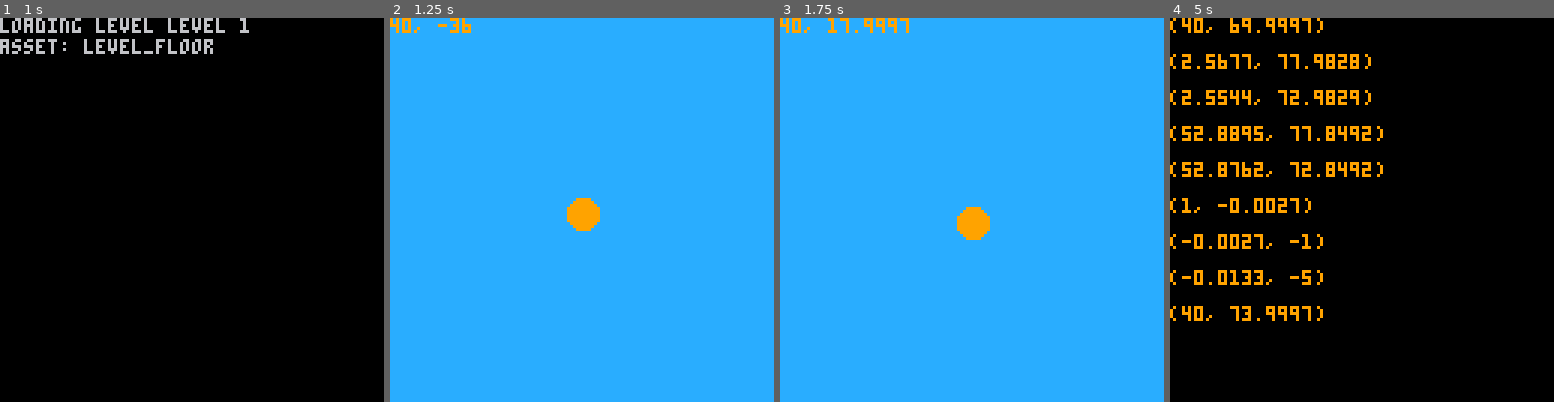
Above: before the commit, frames 1-4 (left to right).
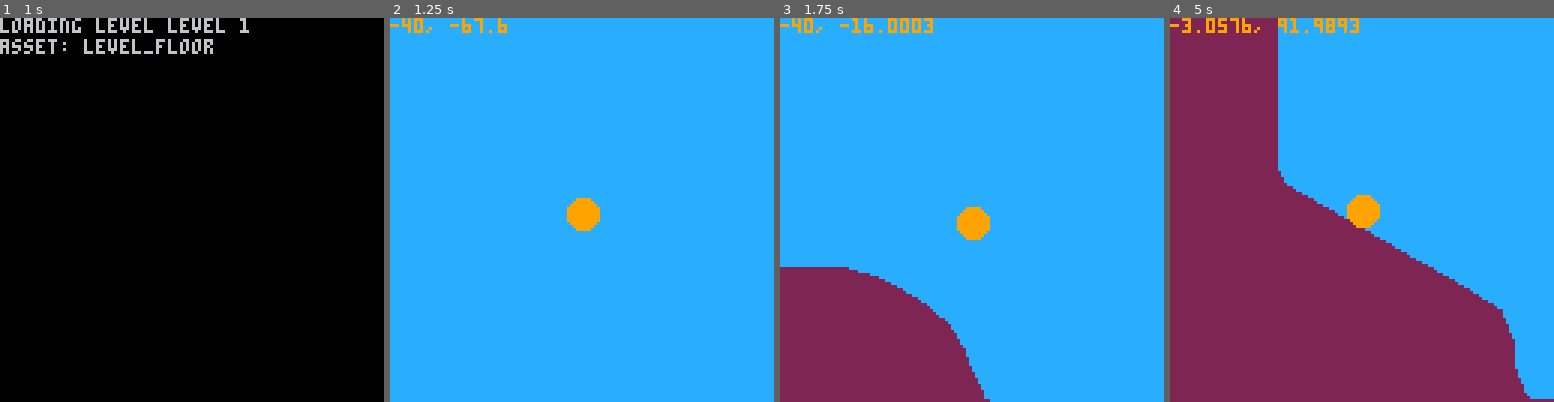
Above: after the commit, the same moments.

Repository: ajbowen249/pico_rico
Game: PICO-8 cartridge pico_rico.p8
The game is run twice, just before and just after one commit, with the same random seed, the same clock (stepped at 60 frames per second) and the same inputs.
Inputs:
- Up to frame 1 (1 s): tap X (X key) at 0.33, 0.7 s
- Up to frame 2 (1.25 s): tap O (Z key) at 1.07 s
- Up to frame 3 (1.75 s): tap X (X key) at 1.43 s
- Up to frame 4 (5 s): tap O (Z key) every 0.63 s from 1.8 to 4.97 s; hold Right 2.33-3.33 s; tap X (X key) every 0.52 s from 2.58 to 4.65 s; hold Right 3.38-4.22 s; hold Up 4.27-4.67 s; hold Right from 4.72 s (still down)

Frame 1 is identical in both runs. In frame 2, 0.3% of the frame differs, in the area x 0-31%, y 0-4%; in frame 3, 16%; in frame 4, 100%, in the area x 0-100%, y 0-100%.

Commit message:
slight physics improvements

Diff:
--- a/pico_rico.p8
+++ b/pico_rico.p8
@@ -121,6 +121,9 @@
   return {
     x = x,
     y = y,
+    to_string = function(self)
+      return "(" .. self.x .. ", " .. self.y .. ")"
+    end,
     equals = function(self, p2)
       return self.x == p2.x and self.y == p2.y
     end,
@@ -247,15 +250,28 @@
   }
 end
 
---https://en.wikipedia.org/wiki/line%e2%80%93line_intersection#given_two_points_on_each_line_segment
-function segment_segment_intersect(p1, p2, p3, p4)
-  local tn = ((p1.x - p3.x) * (p3.y - p4.y)) - ((p1.y - p3.y) * (p3.x - p4.x))
-  local td = ((p1.x - p2.x) * (p3.y - p4.y)) - ((p1.y - p2.y) * (p3.x - p4.x))
-  local t = tn / td
-
-  local un = ((p1.x - p3.x) * (p1.y - p2.y)) - ((p1.y - p3.y) * (p1.x - p2.x))
-  local ud = ((p1.x - p2.x) * (p3.y - p4.y)) - ((p1.y - p2.y) * (p3.x - p4.x))
-  local u = un / ud
+function line_segment_intersect(p1, p2, p3, p4)
+  local denominator = ((p1.x - p2.x) * (p3.y - p4.y)) - ((p1.y - p2.y) * (p3.x - p4.x))
+  if denominator == 0 then
+    return {}
+  end
+
+  local common_1 = (p1.x * p2.y) - (p1.y * p2.x)
+  local common_2 = (p3.x * p4.y) - (p3.y * p4.x)
+
+  local infinite_hit = new_point(
+    (common_1 * (p3.x - p4.x) - (p1.x - p2.x) * common_2) / denominator,
+    (common_1 * (p3.y - p4.y) - (p1.y - p2.y) * common_2) / denominator
+  )
+
+
+end
+
+function segment_segment_intersect_(p1, p2, p3, p4)
+  local infinite_hit = line_line_intersect(p1, p2, p3, p4)[1]
+  if infinite_hit == nil then
+    return {}
+  end
 
   local segment_1_window = new_window(
     min(p1.x, p2.x),
@@ -271,19 +287,71 @@
     max(p3.y, p4.y)
   )
 
+  if infinite_hit:is_in_window(segment_1_window) and infinite_hit:is_in_window(segment_2_window) then
+    return { infinite_hit }
+  else
+    return {}
+  end
+end
+
+--https://en.wikipedia.org/wiki/line%e2%80%93line_intersection#given_two_points_on_each_line_segment
+function segment_segment_intersect(p1, p2, p3, p4)
+  local tn = ((p1.x - p3.x) * (p3.y - p4.y)) - ((p1.y - p3.y) * (p3.x - p4.x))
+  local td = ((p1.x - p2.x) * (p3.y - p4.y)) - ((p1.y - p2.y) * (p3.x - p4.x))
+  local t = tn / td
+
+  local un = ((p1.x - p3.x) * (p1.y - p2.y)) - ((p1.y - p3.y) * (p1.x - p2.x))
+  local ud = ((p1.x - p2.x) * (p3.y - p4.y)) - ((p1.y - p2.y) * (p3.x - p4.x))
+  local u = un / ud
+
+  local segment_1_window = new_window(
+    min(p1.x, p2.x),
+    min(p1.y, p2.y),
+    max(p1.x, p2.x),
+    max(p1.y, p2.y)
+  )
+
+  local segment_2_window = new_window(
+    min(p3.x, p4.x),
+    min(p3.y, p4.y),
+    max(p3.x, p4.x),
+    max(p3.y, p4.y)
+  )
+
   local p = nil
 
-  if t >= 0 and t <= 1 then
+  -- just a thought: cramming t and u into 0-1 is probably where this breaks down in fixed-point mode. that's probably why prescaling the values didn't work
+  -- where we really lost cardinality is in the division...
+
+  local tgtz = (tn > 0 and td > 0) or (tn < 0 and td < 0)
+  local ugtz = (un > 0 and ud > 0) or (un < 0 and ud < 0)
+
+  local tlto = abs(tn) < abs(td)
+  local ulto = abs(un) < abs(ud)
+
+  if tgtz and tlto then
     p = new_point(
-      p1.x + (t * (p2.x - p1.x)),
-      p1.y + (t * (p2.y - p1.y))
+      p1.x + ((tn * (p2.x - p1.x)) / td),
+      p1.y + ((tn * (p2.y - p1.y)) / td)
     )
-  elseif u >= 0 and u <= 1 then
+  elseif ugtz and ulto then
     p = new_point(
-      p3.x + (u * (p4.x - p3.x)),
-      p3.y + (u * (p4.y - p3.y))
+      p3.x + ((un * (p4.x - p3.x)) / ud),
+      p3.y + ((un * (p4.y - p3.y)) / ud)
     )
   end
+
+  -- if t >= 0 and t <= 1 then
+  --   p = new_point(
+  --     p1.x + (t * (p2.x - p1.x)),
+  --     p1.y + (t * (p2.y - p1.y))
+  --   )
+  -- elseif u >= 0 and u <= 1 then
+  --   p = new_point(
+  --     p3.x + (u * (p4.x - p3.x)),
+  --     p3.y + (u * (p4.y - p3.y))
+  --   )
+  -- end
 
   if p ~= nil and p:is_in_window(segment_1_window) and p:is_in_window(segment_2_window) then
     return { p }
@@ -414,7 +482,7 @@
     sample_with_fixed_length = function(self)
       -- improve: this is hacked into place to see if long segments are part of the physics issues
       local incr = 0.01
-      local target_dist = 50
+      local target_dist = 10
       local points = {}
       for _, curve in ipairs(self.curves) do
         local t = 0
@@ -634,6 +702,80 @@
   }
 end
 
+-- note: returns center of circle where it intersects, not the point of intersection!
+function moving_circle_segment_intersect(c1, c2, size, p1, p2)
+  local plane_normal = p2:sub(p1):normal()
+
+  -- big problem with the assumption i'm about to make when using this for full collision detection:
+  -- when transitioning from one segment to another, if the slope goes up or down and the player is going slower than their size, the projected-out segment may
+  -- go past the postition segment entirely.
+
+  -- screw, it; right-hand rule. hope i stick to that in level design
+  -- by that, i mean if it's possible to hit something from above, it better be going left to right, and right to left for hitting from below
+  -- that means the direction to project from is just 90deg counter-clockwize
+  -- but i'm actually going to rotate clockwise here because y is flipped from my usual thinking
+  local project_direction = new_point(plane_normal.y, -1 * plane_normal.x)
+
+  local max_dist = get_point_distance(c1, c2)
+  -- fudge it a little, see above
+  max_dist += size
+
+  local project_vector = project_direction:mul(size)
+
+  -- add project_vector to go toward circle
+  -- add along plane normal to lengthen by size
+  local seg_p1 = p1:add(project_vector):add(plane_normal:mul(size * -1))
+  local seg_p2 = p2:add(project_vector):add(plane_normal:mul(size))
+  -- return segment_segment_intersect(seg_p1, seg_p2, c1, c2)
+
+  local infinite_hit = line_line_intersect(c1, c2, seg_p1, seg_p2)[1]
+  if infinite_hit == nil then
+    return {}
+  end
+
+  local segment_window = new_window(
+    min(seg_p1.x, seg_p2.x),
+    min(seg_p1.y, seg_p2.y),
+    max(seg_p1.x, seg_p2.x),
+    max(seg_p1.y, seg_p2.y)
+  )
+
+  if (get_point_distance(c1, infinite_hit) > max_dist and get_point_distance(c2, infinite_hit) > max_dist) or not infinite_hit:is_in_window(segment_window) then
+    return {}
+  end
+
+  -- printh("d: " .. max_dist .. " d2: " .. get_point_distance(c1, infinite_hit) .. " " .. infinite_hit:to_string() .. " " .. c1:to_string() .. " " .. c2:to_string() .. "\n" .. p1:to_string() .. " " .. p2:to_string() .. " " .. seg_p1:to_string() .. " " .. seg_p2:to_string())
+  return { infinite_hit }
+end
+
+function get_segments_colliding_with_moving_circle(c1, c2, size, window)
+  local level = game_levels[level_state.level]
+  local intersections = {}
+
+  for asset_i, asset in ipairs(level_state.assets) do
+    local asset_def = level.assets[asset_i]
+    if asset_def.type == at_underfill then
+      local points = get_points_in_window(asset.points, window)
+
+      for point_i, point in ipairs(points) do
+        if point_i < #points then
+          local next = points[point_i + 1]
+          local intersecting_points = moving_circle_segment_intersect(c1, c2, size, point, next)
+          if #intersecting_points > 0 then
+            intersections[#intersections + 1] = {
+              points = intersecting_points,
+              segment = { p1 = point, p2 = next },
+            }
+          end
+        end
+      end
+    end
+  end
+
+  return intersections
+end
+
+
 function new_rico(size, location, color)
   return {
     size = size,
@@ -641,20 +783,6 @@
     velocity = new_point(0, 0),
     color = color,
     contact = nil,
-    draw_coll = function(self, window)
-      -- line(self.location.x - 5, self.location.y - 5, self.location.x + 5, self.location.y + 5, 14)
-      -- local colliding_segments = get_segments_colliding_with_segment(self.location:sub(new_point(5, 5)), self.location:add(new_point(5, 5)), window)
-      local colliding_segments = get_segments_colliding_with_circle(self.location, self.size, window)
-      if #colliding_segments > 0 then
-        for _, seg in ipairs(colliding_segments) do
-          line(seg.segment.p1.x + window.min_x, seg.segment.p1.y + window.min_y, seg.segment.p2.x + window.min_x, seg.segment.p2.y + window.min_y, 14)
-
-          for __, col_point in ipairs(seg.points) do
-            pset(col_point.x, col_point.y, 11)
-          end
-        end
-      end
-    end,
     update = function(self, window)
       local next_velocity = new_point(self.velocity.x, self.velocity.y - gravity)
       local next_speed = next_velocity:len()
@@ -665,19 +793,23 @@
       -- start out assuming we will be able to happily translate forward. this collider is everything we could be in the next frame
       local collider = make_moving_circle_collider(self.location, self.size, next_velocity)
       local colliding_segments = {}
-      for _, seg in ipairs(get_segments_colliding_with_circle(collider.circle1.center, self.size, window)) do
-        colliding_segments[#colliding_segments + 1] = seg
-      end
-
-      for _, seg in ipairs(get_segments_colliding_with_circle(collider.circle2.center, self.size, window)) do
-        colliding_segments[#colliding_segments + 1] = seg
-      end
-
-      for _, seg in ipairs(get_segments_colliding_with_segment(collider.seg1.p1, collider.seg1.p2, window)) do
-        colliding_segments[#colliding_segments + 1] = seg
-      end
-
-      for _, seg in ipairs(get_segments_colliding_with_segment(collider.seg2.p1, collider.seg2.p2, window)) do
+      -- for _, seg in ipairs(get_segments_colliding_with_circle(collider.circle1.center, self.size, window)) do
+      --   colliding_segments[#colliding_segments + 1] = seg
+      -- end
+
+      -- for _, seg in ipairs(get_segments_colliding_with_circle(collider.circle2.center, self.size, window)) do
+      --   colliding_segments[#colliding_segments + 1] = seg
+      -- end
+
+      -- for _, seg in ipairs(get_segments_colliding_with_segment(collider.seg1.p1, collider.seg1.p2, window)) do
+      --   colliding_segments[#colliding_segments + 1] = seg
+      -- end
+
+      -- for _, seg in ipairs(get_segments_colliding_with_segment(collider.seg2.p1, collider.seg2.p2, window)) do
+      --   colliding_segments[#colliding_segments + 1] = seg
+      -- end
+
+      for _, seg in ipairs(get_segments_colliding_with_moving_circle(collider.circle1.center, collider.circle2.center, self.size, window)) do
         colliding_segments[#colliding_segments + 1] = seg
       end
 
@@ -732,38 +864,23 @@
         end), get_dist)
       end), get_dist)
 
-      local plane_normal = closest_hit.segment.p2:sub(closest_hit.segment.p1):normal()
-
-      -- screw, it; right-hand rule. hope i stick to that in level design
-      -- by that, i mean if it's possible to hit something from above, it better be going left to right, and right to left for hitting from below
-      -- that means the direction to project from is just 90deg counter-clockwize
-      -- but i'm actually going to rotate clockwise here because y is flipped from my usual thinking
-      local project_direction = new_point(plane_normal.y, -1 * plane_normal.x)
-      local project_vector = project_direction:mul(self.size)
-
-      local seg_p1 = closest_hit.segment.p1:add(project_vector)
-      local seg_p2 = closest_hit.segment.p2:add(project_vector)
-      local new_point = segment_segment_intersect(seg_p1, seg_p2, self.location, collider.circle2.center)[1]
-
-      if new_point == nil then
+      local next_point = closest_hit.point
+      -- local next_point = moving_circle_segment_intersect(collider.circle1.center, collider.circle2.center, self.size, closest_hit.segment.p1, closest_hit.segment.p2)[1]
+
+      if next_point == nil then
         cls()
         print("(" .. self.location.x .. ", " .. self.location.y .. ")\n")
         print("(" .. closest_hit.segment.p1.x .. ", " .. closest_hit.segment.p1.y .. ")\n")
-        print("(" .. seg_p1.x .. ", " .. seg_p1.y .. ")\n")
         print("(" .. closest_hit.segment.p2.x .. ", " .. closest_hit.segment.p2.y .. ")\n")
-        print("(" .. seg_p2.x .. ", " .. seg_p2.y .. ")\n")
-        print("(" .. plane_normal.x .. ", " .. plane_normal.y .. ")\n")
-        print("(" .. project_direction.x .. ", " .. project_direction.y .. ")\n")
-        print("(" .. project_direction:mul(self.size).x .. ", " .. project_direction:mul(self.size).y .. ")\n")
         print("(" .. collider.circle2.center.x .. ", " .. collider.circle2.center.y .. ")\n")
         stop()
       end
 
-      if new_point == nil then
-        new_point = collider.circle2.center
-      end
-
-      local distance_ratio = get_point_distance(new_point, self.location) / get_point_distance(collider.circle2.center, self.location)
+      if next_point == nil then
+        next_point = collider.circle2.center
+      end
+
+      local distance_ratio = get_point_distance(next_point, self.location) / get_point_distance(collider.circle2.center, self.location)
 
       -- improve: whyyyyyyyyyyyyy
       if distance_ratio > 1 then
@@ -782,22 +899,21 @@
 
       next_velocity = next_velocity:mul(distance_ratio):add(deflection)
 
-      if new_point:add(deflection).x < 0 then
-        cls()
-        print("(" .. self.location.x .. ", " .. self.location.y .. ")\n")
-        print("(" .. collider.circle2.center.x .. ", " .. collider.circle2.center.y .. ")\n")
-        print("(" .. new_point.x .. ", " .. new_point.y .. ")\n")
-        print("(" .. new_point:add(deflection).x .. ", " .. new_point:add(deflection).y .. ")\n")
-        print("" .. collider.circle2.center:sub(self.location):len() .. "\n")
-        print("(" .. closest_hit.segment.p1.x .. ", " .. closest_hit.segment.p1.y .. ")\n")
-        print("(" .. closest_hit.segment.p2.x .. ", " .. closest_hit.segment.p2.y .. ")\n")
-        print("(" .. plane_normal.x .. ", " .. plane_normal.y .. ")\n")
-        print("(" .. deflection.x .. ", " .. deflection.y .. ")\n")
-        print("" .. distance_ratio .. "\n")
-        stop()
-      end
-
-      self.location = new_point:add(deflection)
+      -- if next_point:add(deflection).x < 0 then
+      --   cls()
+      --   print("(" .. self.location.x .. ", " .. self.location.y .. ")\n")
+      --   print("(" .. collider.circle2.center.x .. ", " .. collider.circle2.center.y .. ")\n")
+      --   print("(" .. next_point.x .. ", " .. next_point.y .. ")\n")
+      --   print("(" .. next_point:add(deflection).x .. ", " .. next_point:add(deflection).y .. ")\n")
+      --   print("" .. collider.circle2.center:sub(self.location):len() .. "\n")
+      --   print("(" .. closest_hit.segment.p1.x .. ", " .. closest_hit.segment.p1.y .. ")\n")
+      --   print("(" .. closest_hit.segment.p2.x .. ", " .. closest_hit.segment.p2.y .. ")\n")
+      --   print("(" .. deflection.x .. ", " .. deflection.y .. ")\n")
+      --   print("" .. distance_ratio .. "\n")
+      --   stop()
+      -- end
+
+      self.location = next_point:add(deflection)
       self.contact = closest_hit
     end,
     draw = function(self, window)
@@ -812,8 +928,6 @@
         self.size,
         self.color
       )
-
-      self:draw_coll(window)
     end,
     on_flick = function(self, world_plane_normal)
       if self.contact == nil then
@@ -834,7 +948,7 @@
   level_state.camera = new_camera(-70, -70)
   level_state.initialized = true
   level_state.ricos = {
-    new_rico(5, new_point(40, -40), 9),
+    new_rico(5, new_point(-40, -70), 9),
   }
 
   level_state.rotation = 0
